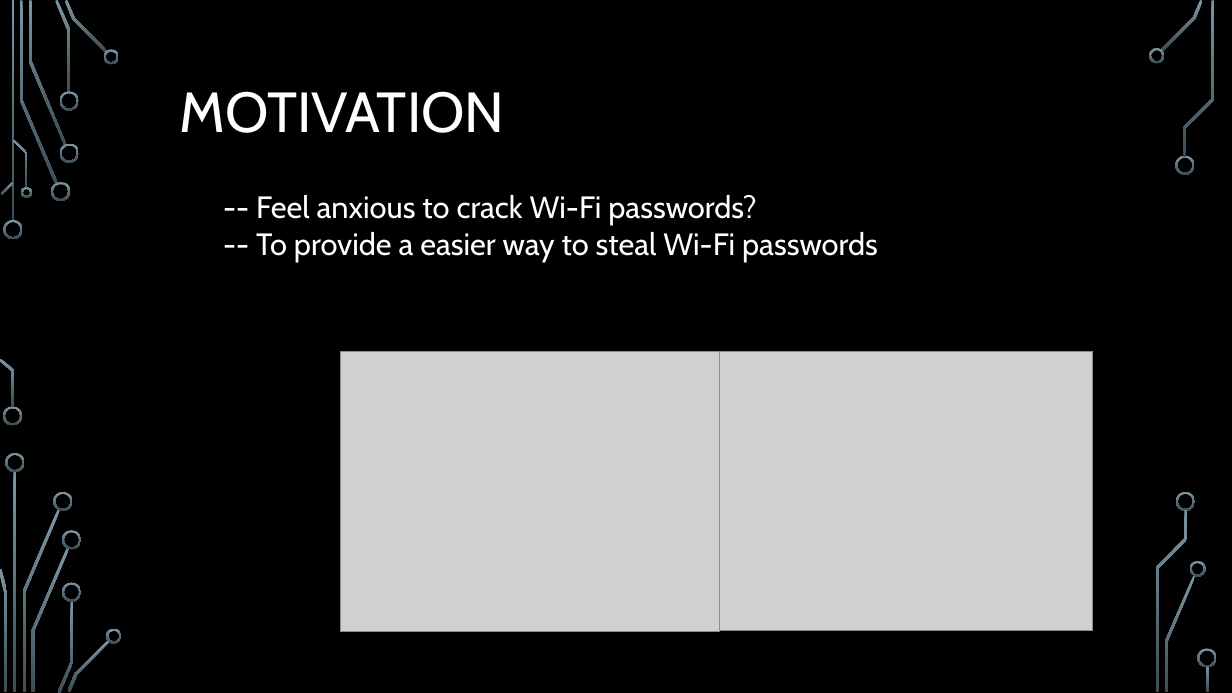
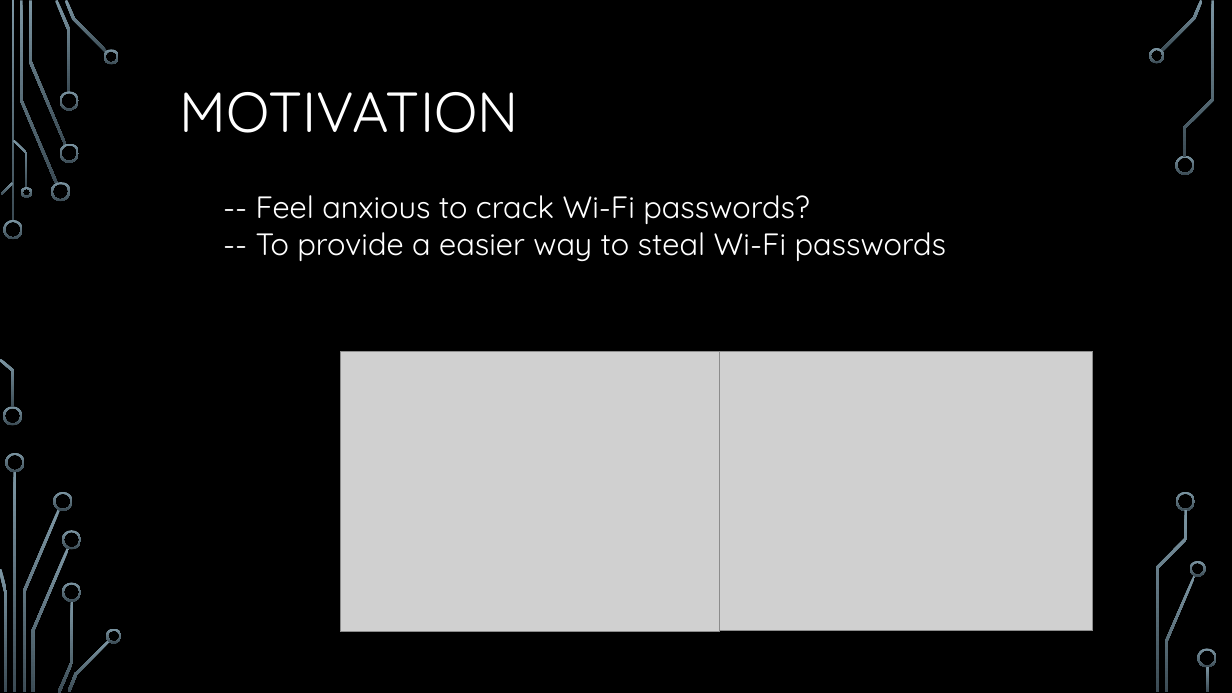
Before and after one commit to jessethd/EthicalHackingFinal, a slide deck: slide 2 of Presentation.pptx. Drawn at 1232x693 pixels with LibreOffice and Linux fonts; fonts in the diff are those of the drawing; grey boxes stand for pictures; background and template pictures are left out. Boxes give left, top, right and bottom in pixels: in the first picture for what was removed or moved away, otherwise in the second. Text is boxed around its words. In the diff, an @@ line names an element or a change of style, - is before the commit and + after.

```diff
--- a/Presentation.pptx
+++ b/Presentation.pptx
@@ title "MOTIVATION" at (x1=179, y1=92, x2=518, y2=133): font Cabin to Quicksand @@
@@ text "-- Feel anxious to crack ..." at (x1=256, y1=195, x2=947, y2=261): font Cabin to Quicksand @@
```
Also in this commit, not shown: 11 other slides changed.
